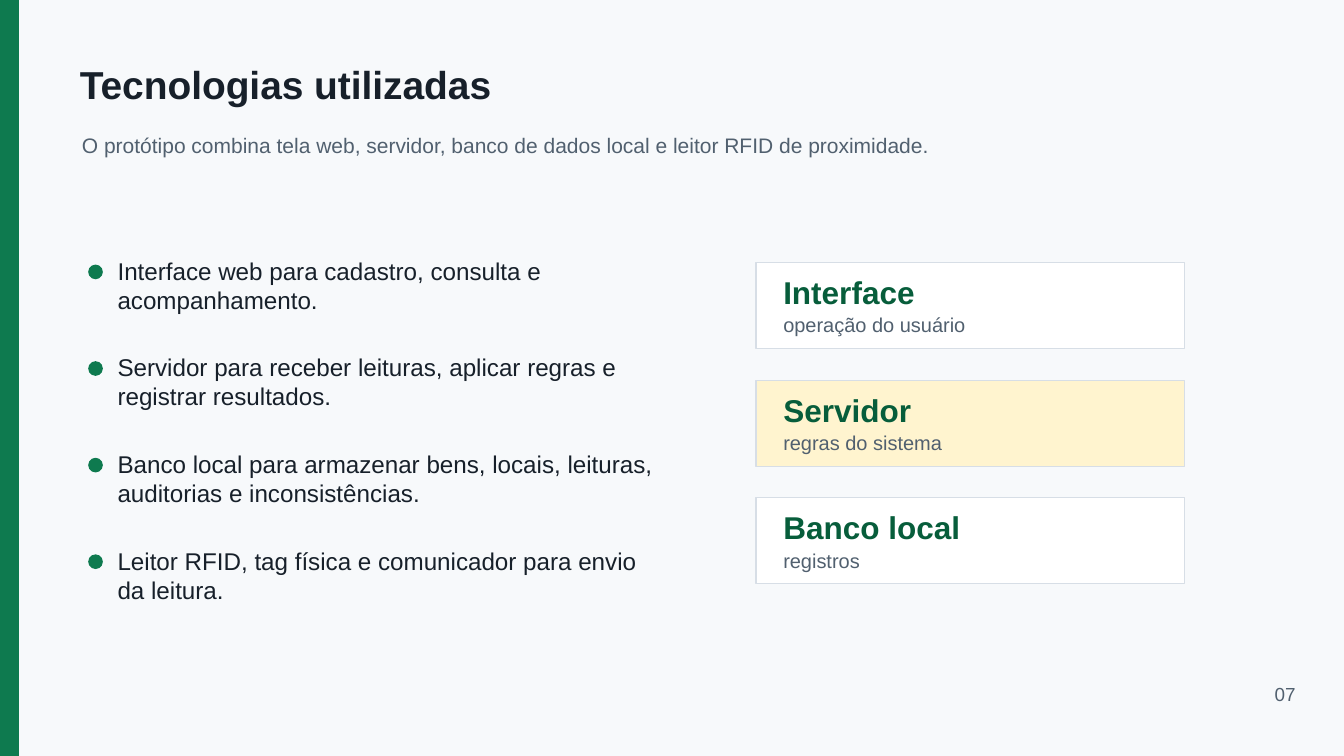
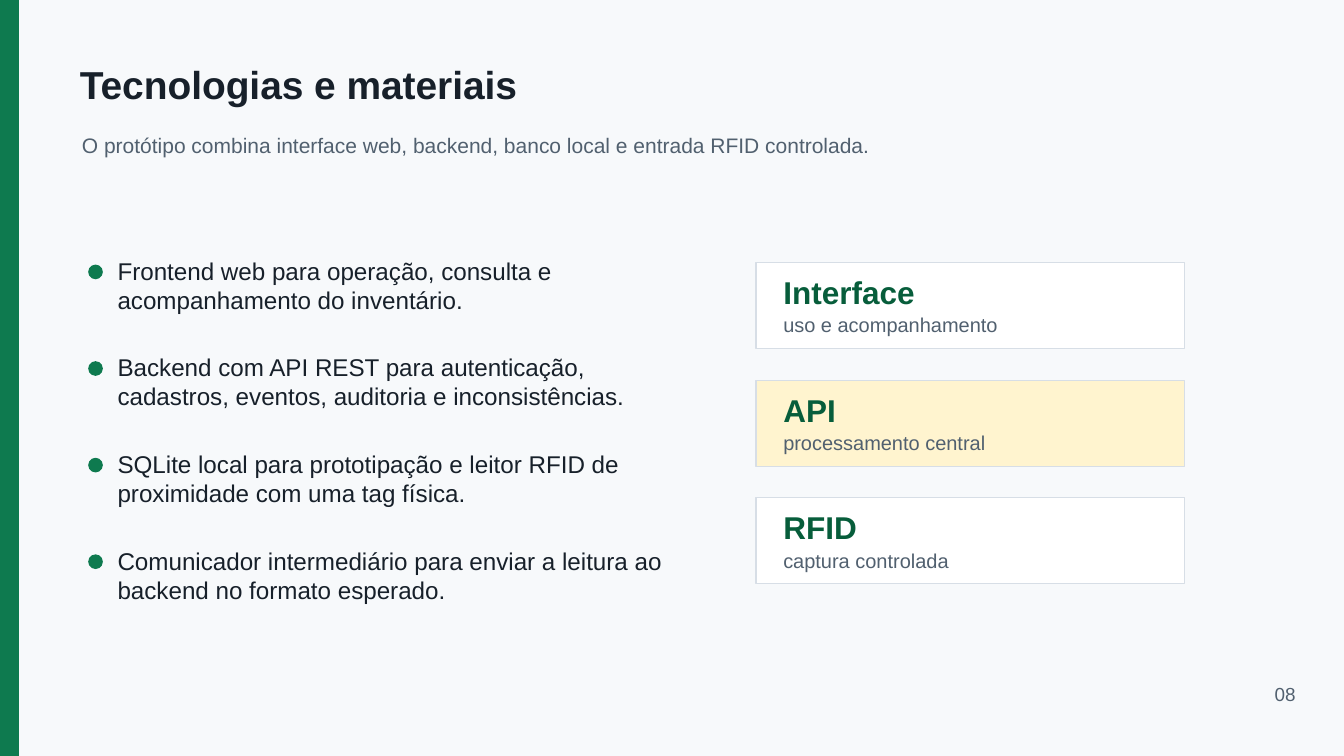
Before and after one commit to EzekLobo/InventoryRFID, a slide deck: slide 8 of docs/tcc/apresentacao-inventoryrfid-15min.pptx (slide 7 before the commit). Drawn at 1344x756 pixels with LibreOffice and Linux fonts; fonts in the diff are those of the drawing. Boxes give left, top, right and bottom in pixels: in the first picture for what was removed or moved away, otherwise in the second. Text is boxed around its words. In the diff, an @@ line names an element or a change of style, - is before the commit and + after.

```diff
--- a/docs/tcc/apresentacao-inventoryrfid-15min.pptx
+++ b/docs/tcc/apresentacao-inventoryrfid-15min.pptx
@@ text at bbox=[80, 70, 517, 106]: text changed @@
-Tecnologias utilizadas
+Tecnologias e materiais
@@ text at bbox=[82, 137, 869, 157]: text changed @@
-O protótipo combina tela web, servidor, banco de dados local e leitor RFID de proximidade.
+O protótipo combina interface web, backend, banco local e entrada RFID controlada.
@@ text at bbox=[118, 262, 551, 314]: text changed @@
-Interface web para cadastro, consulta e acompanhamento.
+Frontend web para operação, consulta e acompanhamento do inventário.
@@ text at bbox=[783, 317, 998, 336]: text changed @@
-operação do usuário
+uso e acompanhamento
@@ text at bbox=[118, 358, 624, 408]: text changed @@
-Servidor para receber leituras, aplicar regras e registrar resultados.
+Backend com API REST para autenticação, cadastros, eventos, auditoria e inconsistências.
@@ text at bbox=[783, 400, 836, 422]: text changed @@
-Servidor
+API
@@ text at bbox=[783, 435, 985, 454]: text changed @@
-regras do sistema
+processamento central
@@ text at bbox=[118, 455, 619, 507]: text changed @@
-Banco local para armazenar bens, locais, leituras, auditorias e inconsistências.
+SQLite local para prototipação e leitor RFID de proximidade com uma tag física.
@@ text at bbox=[783, 517, 857, 539]: text changed @@
-Banco local
+RFID
@@ text at bbox=[118, 552, 662, 604]: text changed @@
-Leitor RFID, tag física e comunicador para envio da leitura.
+Comunicador intermediário para enviar a leitura ao backend no formato esperado.
@@ text at bbox=[783, 553, 948, 572]: text changed @@
-registros
+captura controlada
@@ text at bbox=[1275, 688, 1296, 701]: text changed @@
-07
+08
```
Also in this commit, not shown: 13 other slides changed, 4 slides added, 3 slides removed.
